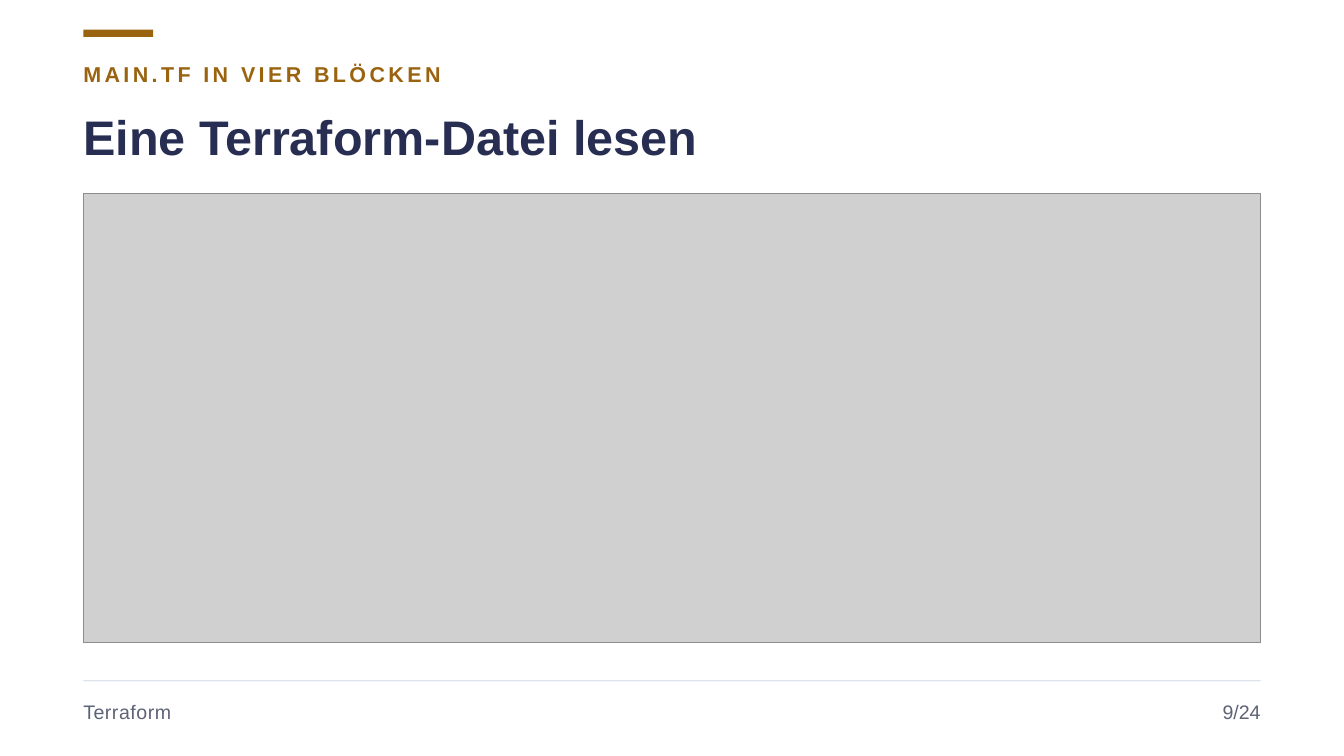
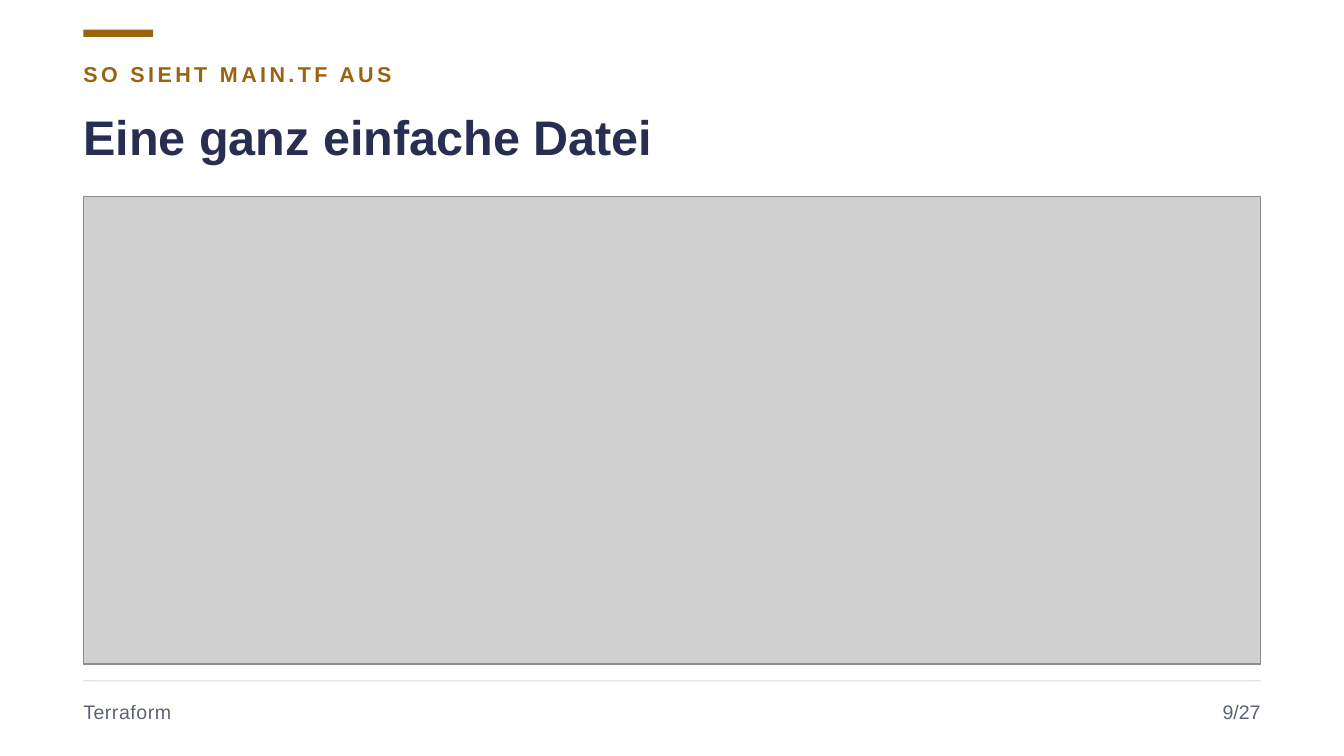
Before and after one commit to JacobMenge/kurs-unterlagen, a slide deck: slide 12 of folien/16-terraform.pptx. Drawn at 1344x756 pixels with LibreOffice and Linux fonts; fonts in the diff are those of the drawing; grey boxes stand for pictures. Boxes give left, top, right and bottom in pixels: in the first picture for what was removed or moved away, otherwise in the second. Text is boxed around its words. In the diff, an @@ line names an element or a change of style, - is before the commit and + after.

```diff
--- a/folien/16-terraform.pptx
+++ b/folien/16-terraform.pptx
@@ text at [83,67,391,83]: text changed @@
-MAIN.TF IN VIER BLÖCKEN
+SO SIEHT MAIN.TF AUS
@@ text at [83,120,653,165]: text changed @@
-Eine Terraform-Datei lesen
+Eine ganz einfache Datei
@@ picture: place and size @@
-picture at [83,194,1261,642]
+picture at [83,196,1261,664]
@@ text at [1223,705,1261,719]: text changed @@
-9/24
+9/27
```
Also in this commit, not shown: 22 other slides changed, 4 slides added, 1 slide removed, 7 other files.
